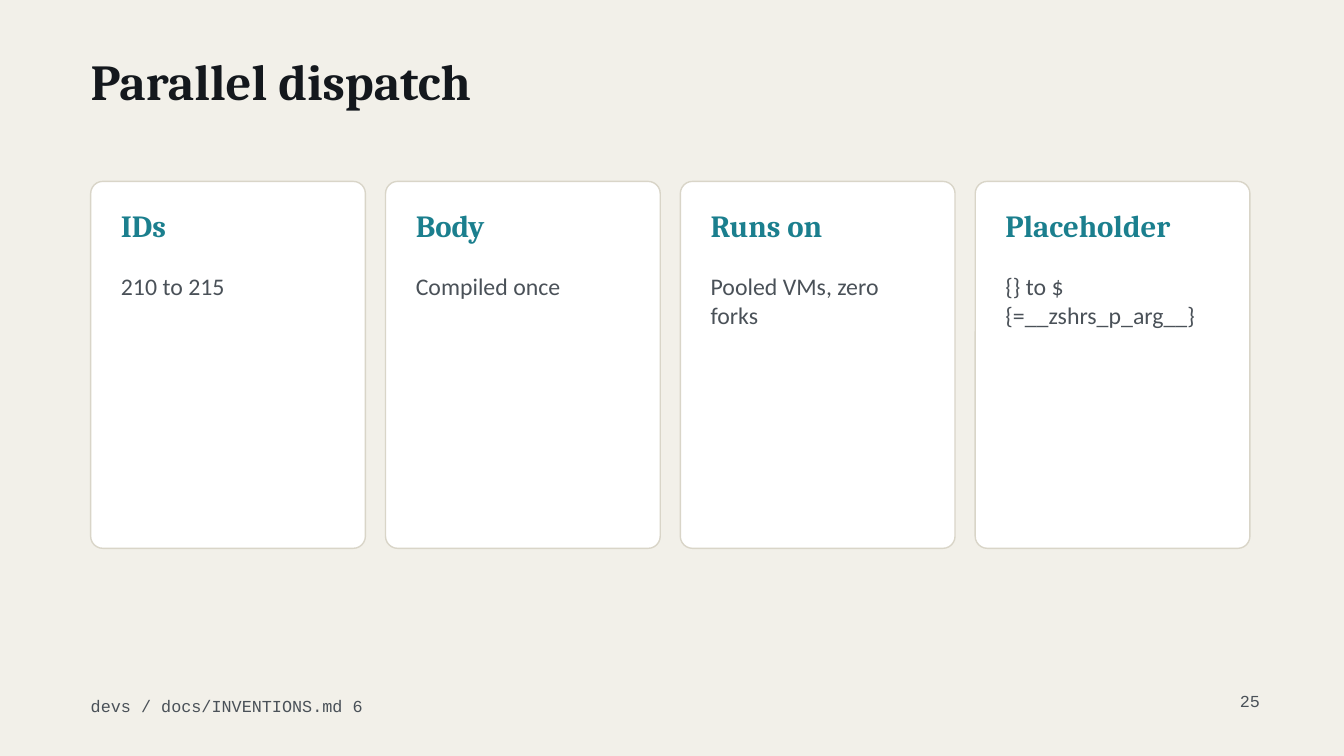
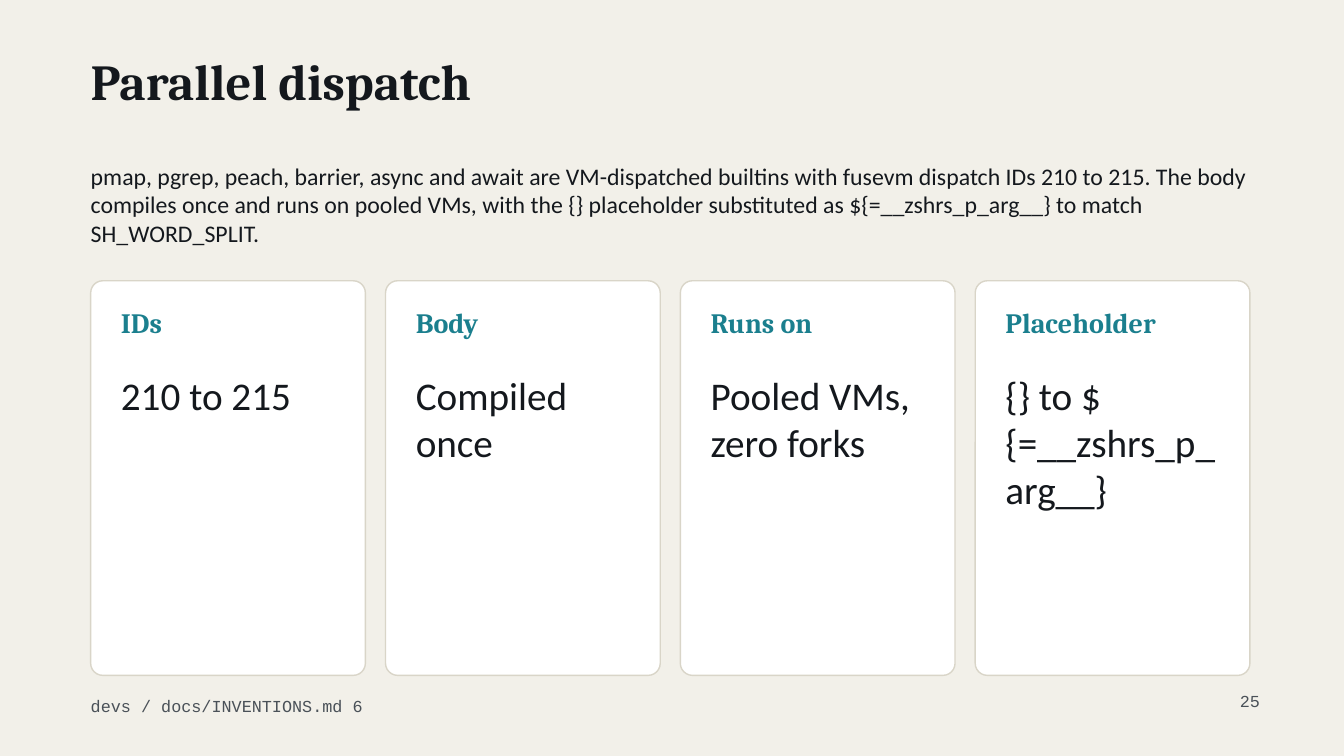
Before and after one commit to MenkeTechnologies/zshrs, a slide deck: slide 25 of docs/talk-devs.pptx. Drawn at 1344x756 pixels with LibreOffice and Linux fonts; fonts in the diff are those of the drawing; background and template pictures are left out. Boxes give left, top, right and bottom in pixels: in the first picture for what was removed or moved away, otherwise in the second. Text is boxed around its words. In the diff, an @@ line names an element or a change of style, - is before the commit and + after.

```diff
--- a/docs/talk-devs.pptx
+++ b/docs/talk-devs.pptx
@@ text added at [91, 168, 1245, 246], 17 pt, text #14181D @@
+pmap, pgrep, peach, barrier, async and await are VM-dispatched builtins with fusevm dispatch IDs 210 to 215. The body compiles once and runs on pooled VMs, with the {} placeholder substituted as ${=__zshrs_p_arg__} to match SH_WORD_SPLIT.
@@ rounded rectangle: place and size @@
-rounded rectangle at [91, 181, 366, 548]
+rounded rectangle at [91, 281, 366, 676]
@@ rounded rectangle: place and size @@
-rounded rectangle at [386, 181, 661, 548]
+rounded rectangle at [386, 281, 661, 676]
@@ rounded rectangle: place and size @@
-rounded rectangle at [681, 181, 956, 548]
+rounded rectangle at [681, 281, 956, 676]
@@ rounded rectangle: place and size @@
-rounded rectangle at [976, 181, 1251, 548]
+rounded rectangle at [976, 281, 1251, 676]
@@ 4 texts: place and size @@
-4 texts at [121, 215, 1170, 244]
+4 texts at [121, 313, 1155, 339]
@@ size 22 to 20 pt in 4 elements at [121, 314, 162, 334], [416, 313, 479, 339], [711, 314, 813, 334], [1005, 313, 1155, 334] @@
@@ text "210 to 215": place and size @@
-text "210 to 215" at [121, 279, 224, 295]
+text "210 to 215" at [121, 384, 291, 411]
@@ text "Compiled once": place and size @@
-text "Compiled once" at [416, 278, 560, 299]
+text "Compiled once" at [416, 382, 567, 458]
@@ text "Pooled VMs, zero forks": place and size @@
-text "Pooled VMs, zero forks" at [711, 278, 878, 324]
+text "Pooled VMs, zero forks" at [711, 382, 910, 458]
@@ size 17 to 28 pt, text colour #4A5158 to #14181D in 4 elements at [121, 384, 291, 411], [416, 382, 567, 458], [711, 382, 910, 458], [1005, 385, 1215, 511] @@
@@ text "{} to ${=__zshrs_p_arg__}": place and size @@
-text "{} to ${=__zshrs_p_arg__}" at [1005, 280, 1194, 328]
+text "{} to ${=__zshrs_p_arg__}" at [1005, 385, 1215, 511]
```
Also in this commit, not shown: 52 other slides changed, 2 other files.
